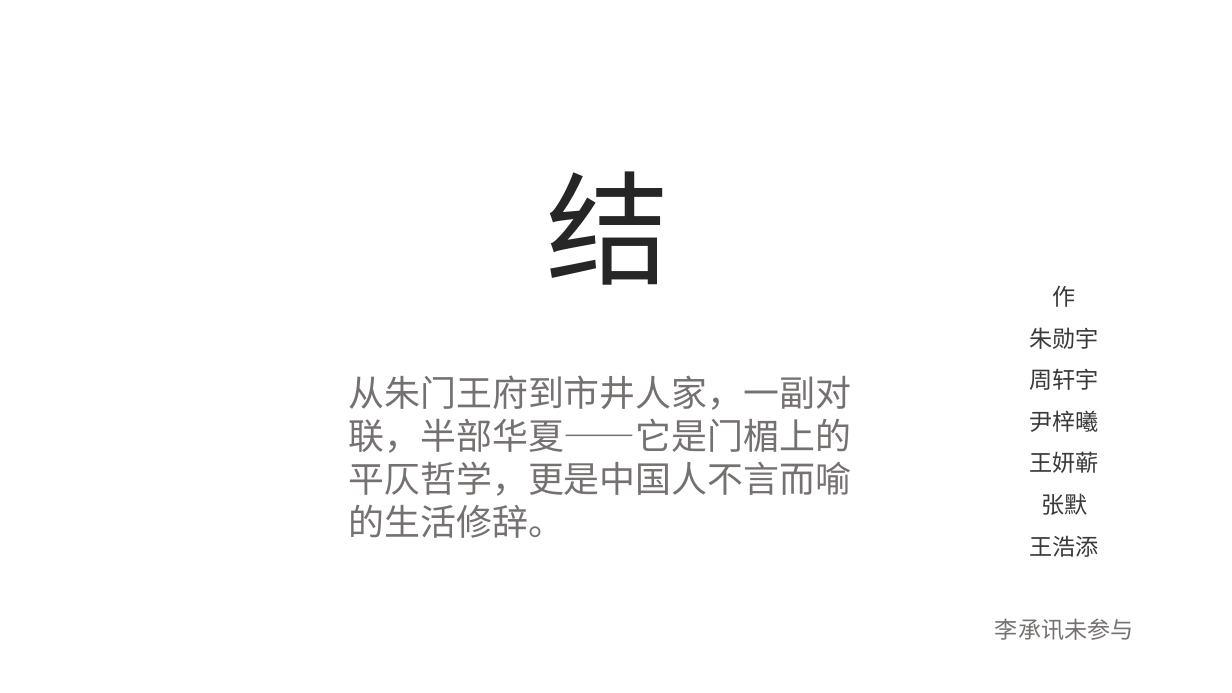
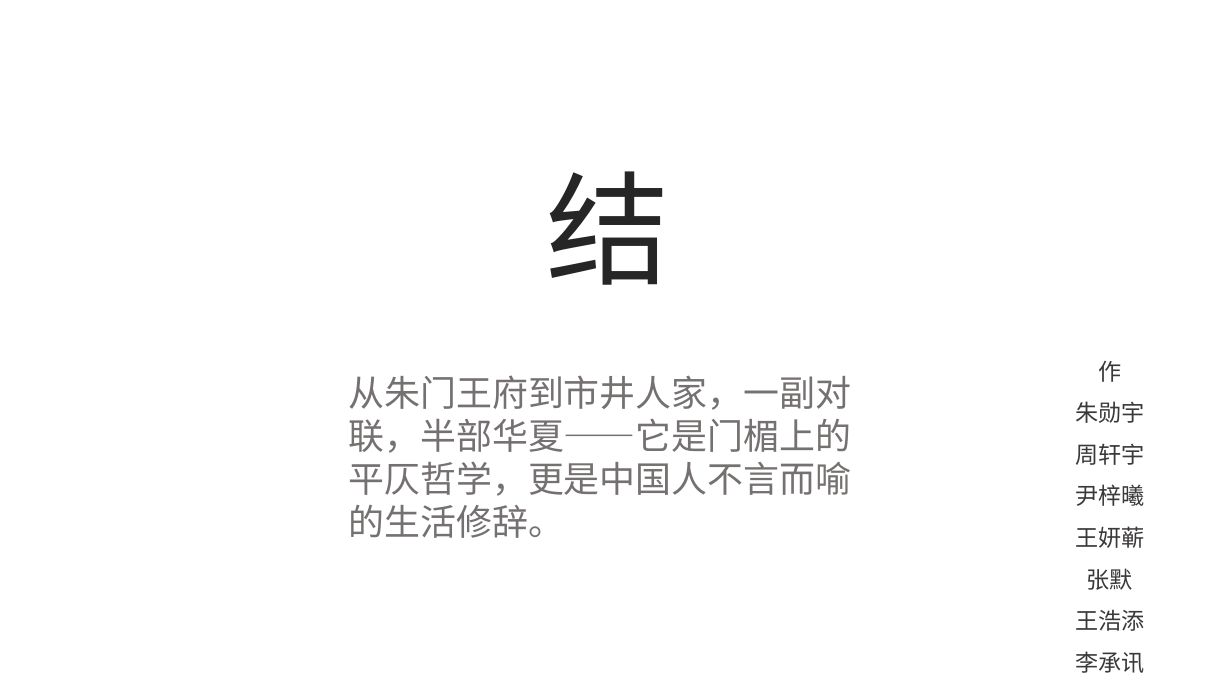
Before and after one commit to GEJISO/gejiso.github.io, a slide deck: slide 8 of downloads/关于对联的那些事.pptx. Drawn at 1232x693 pixels with LibreOffice and Linux fonts; fonts in the diff are those of the drawing; background and template pictures are left out. Boxes give left, top, right and bottom in pixels: in the first picture for what was removed or moved away, otherwise in the second. Text is boxed around its words. In the diff, an @@ line names an element or a change of style, - is before the commit and + after.

```diff
--- a/downloads/关于对联的那些事.pptx
+++ b/downloads/关于对联的那些事.pptx
@@ text "作": place and size @@
-text "作" at <box>995,286,1134,640</box>
+text "作" at <box>1075,361,1144,673</box>
@@ text at <box>1075,651,1144,673</box>: text changed; text colour #767171 to #3B3838 @@
-李承讯未参与
+李承讯
```
Also in this commit, not shown: 1 other slide changed.
